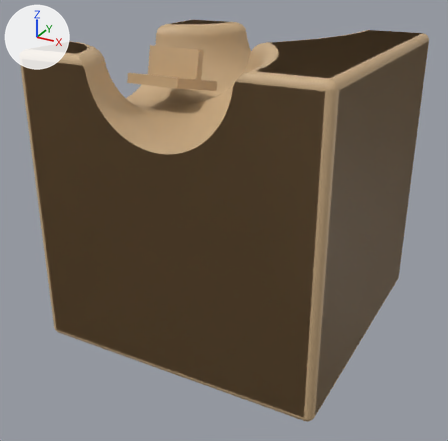
A saved change to the Blender file assets-source/kit/mech_toggle_l3/mech_toggle_l3_high.blend.
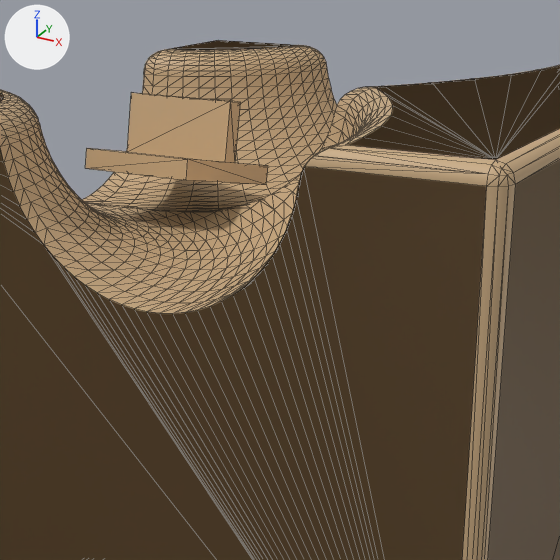
There are two pictures of each version: one whole from a camera (50 mm lens) standing at (0.0566, -0.1099, 0.0758) and looking at (-0.0015, -0.0043, 0.023), one close up on the part from 19% to 81% of the width and 0% to 62% of the height. The axes (+X, +Y, +Z) are drawn at upper left. The lights are the same throughout. The first two pictures are the older version. The close-ups show mesh edges as thin lines. Objects named as collision shapes, trigger or cutter boxes, shadow casters or lower levels of detail are left out.

In view in the first close-up: 'anim_rocker_lod0', 'mech_toggle_l3_high', 'mech_toggle_l3_lod0'.
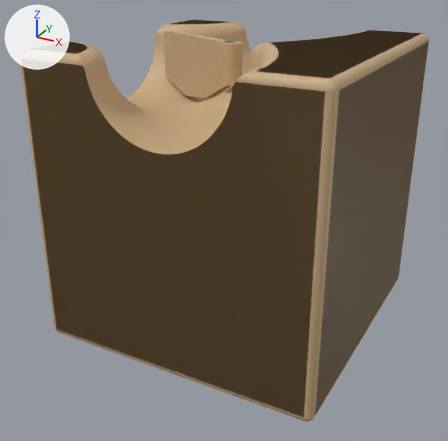
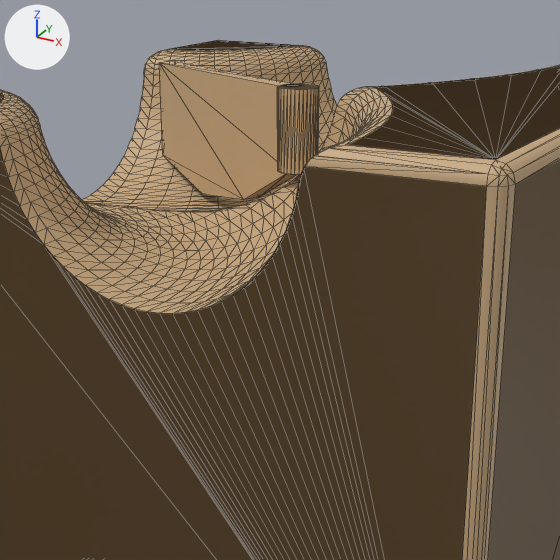
ob_anim_rocker is not drawn itself; it is the parent of ob_anim_rocker_lod0, ob_anim_rocker_lod1, ob_anim_rocker_lod2.

Location of each change, [x1, y1, x2, y2] in pixels of the close-ups (560 x 560 px):
'anim_rocker_lod0', reshaped, moved, turned
    before: [85, 92, 268, 185]
    after: [159, 61, 319, 200]
part 1 of me_anim_rocker_lod0, added (beige)
    after: [277, 84, 319, 175]
part 2 of me_anim_rocker_lod0, deleted (beige)
    before: [85, 148, 268, 185]
part 3 of me_anim_rocker_lod0, deleted (beige)
    before: [127, 92, 241, 163]
part 4 of me_anim_rocker_lod0, added (beige)
    after: [159, 61, 305, 200]

The edits, one by one:
me_anim_rocker_lod0 is used by ob_anim_rocker_lod0; parent ob_anim_rocker; location (0.0, 0.0, 0.0).
me_anim_rocker_lod0 had 16 vertices, 24 faces and spanned x -0.006..0.006, y -0.008..0.008, z 0.0..0.008.
me_anim_rocker_lod0 now has 76 vertices, 144 faces and spans x -0.024..0.002, y -0.002..0.002, z 0.001..0.014.
me_anim_rocker_lod0 part 1: a new loose piece, a 32-sided cylinder along z spanning x -0.002..0.002, y -0.002..0.002, z 0.006..0.014, in mat_wood_placeholder (beige #c8aa81).
me_anim_rocker_lod0 part 2: the loose piece of 8 vertices spanning x -0.006..0.006, y -0.008..0.008, z 0.0..0.002 is deleted.
me_anim_rocker_lod0 part 3: the loose piece of 8 vertices spanning x -0.006..0.006, y -0.001..0.001, z 0.002..0.008 is deleted.
Part 4, on me_anim_rocker_lod0:
6 vertices are added at (0.0, -0.001, 0.006), (-0.008, -0.001, 0.0018), (-0.016, -0.001, 0.001), (-0.024, -0.001, 0.004), (-0.024, -0.001, 0.014), (0.0, -0.001, 0.014).
6 new vertices lie (0.0, 0.002, 0.0) away from vertices in x -0.024..0.0, y -0.001, z 0.001..0.014.
20 new faces join them.
Object 'anim_rocker' (ob_anim_rocker) moves from (-0.016, 0.0, 0.049) to (-0.002, 0.0, 0.045).
Object 'anim_rocker' (ob_anim_rocker) turns from (-12, 0, 0) to (0, 0, -25) degrees about x, y and z.
